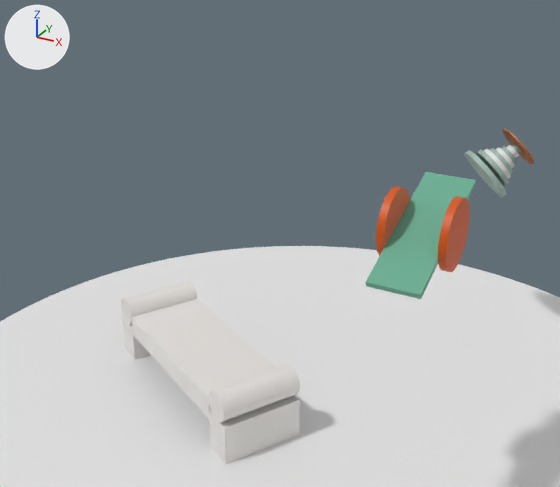
The glTF model 3d/StanzadiprovaParent.gltf, before and after one commit.
Before and after are seen from a 50 mm camera at (2.08, -4.23, 3.76) aimed at (-0.49, 0.44, 1.42). The lights are fixed; the arrows at upper left show +X, +Y and +Z. Where no turn or scale is listed for an object, it has been applied to the vertices.

The older version as bpy lines, for what is in view:
```python
me_cube_032 = bpy.data.meshes.new('Cube.032')
me_cube_032.from_pydata(...)  # 8 vertices, 12 faces; spans x -0.145..0.145, y -0.423..0.423, z -0.183..0.183
me_cube_032.materials.append(mat_material_008)  # green #69ae93
me_cylinder_041 = bpy.data.meshes.new('Cylinder.041')
me_cylinder_041.from_pydata(...)  # a 32-sided cylinder along z spanning x -0.106..0.106, y -0.106..0.106, z -0.296..0.296
me_cylinder_041.materials.append(mat_material_001)  # white #e5e2de
ob_cube_031 = bpy.data.objects.new('Cube.031', me_cube_032)
ob_cube_031.location = (0.913, -0.543, 2.172)
ob_cylinder_037 = bpy.data.objects.new('Cylinder.037', me_cylinder_041)
ob_cylinder_037.parent = ob_empty
ob_cylinder_037.location = (-0.707, -0.0287, 0.0319)
ob_cylinder_037.rotation_euler = (1.571, 0.0, 0.0)  # degrees (90, 0, 0)
ob_empty = bpy.data.objects.new('Empty', None)
ob_empty.location = (-0.909, -0.0344, 0.701)
ob_empty.rotation_euler = (0.0, 0.0, -0.502)  # degrees (0, 0, -29)
# also in view: 'Cylinder.016' at (0.75, -0.55, 2.18); 'Cylinder.012' at (0.63, 1.88, 1.73); 'Cylinder.009' at (0.0, 0.0, 0.25); 'Cylinder.017' at (1.08, -0.55, 2.19); 'Cube.019' at (-0.87, -0.09, 0.65)
```
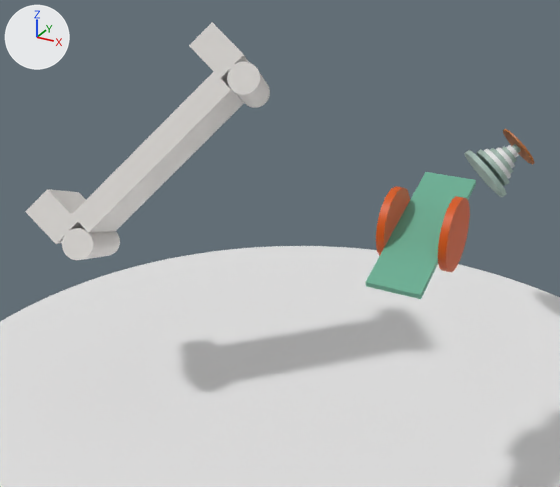
ob_empty is not drawn itself; it is the parent of ob_cube_017, ob_cube_018, ob_cube_019, ob_cylinder_036, ob_cylinder_037.

The change, as a list of edits to the scene's bpy script:
```text
Change ob_empty:
    ob_empty.location: (-0.909, -0.0344, 0.701) -> (-1.053, -0.0593, 2.157)
    ob_empty.rotation_euler: (0.0, 0.0, -0.502) -> (0.521, 2.406, 0.769)  # degrees (0, 0, -29) -> degrees (30, 138, 44)
```

Where the change shows, as pixel boxes [x1, y1, x2, y2] in the pictures (560 x 487 px):
'Cube.019', moved, turned: before [131, 299, 277, 418]; after [72, 72, 244, 233]
'Cube.017', moved, turned: before [209, 395, 300, 464]; after [25, 189, 86, 244]
'Cylinder.036', moved, turned: before [208, 365, 300, 422]; after [62, 228, 120, 260]
'Cylinder.037', moved, turned: before [121, 281, 198, 324]; after [227, 61, 270, 108]
'Cube.018', moved, turned: before [122, 317, 151, 360]; after [189, 22, 249, 90]
